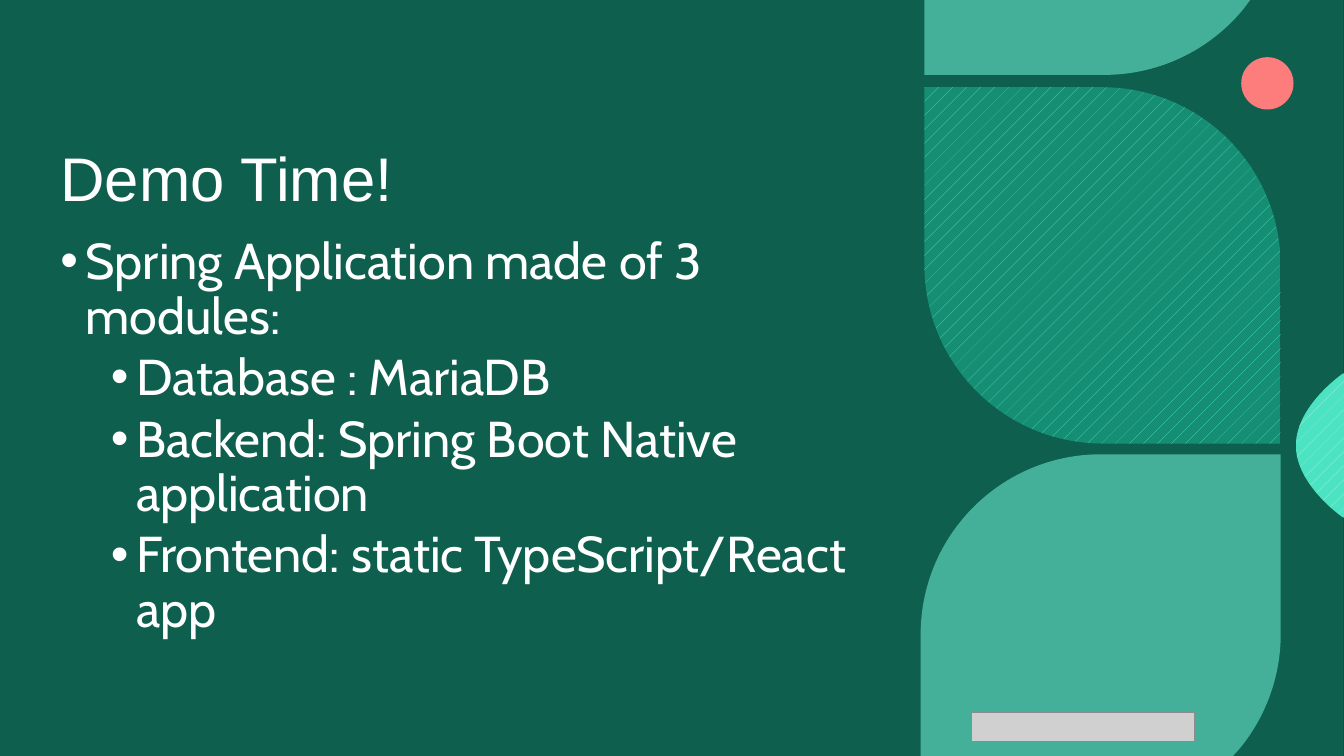
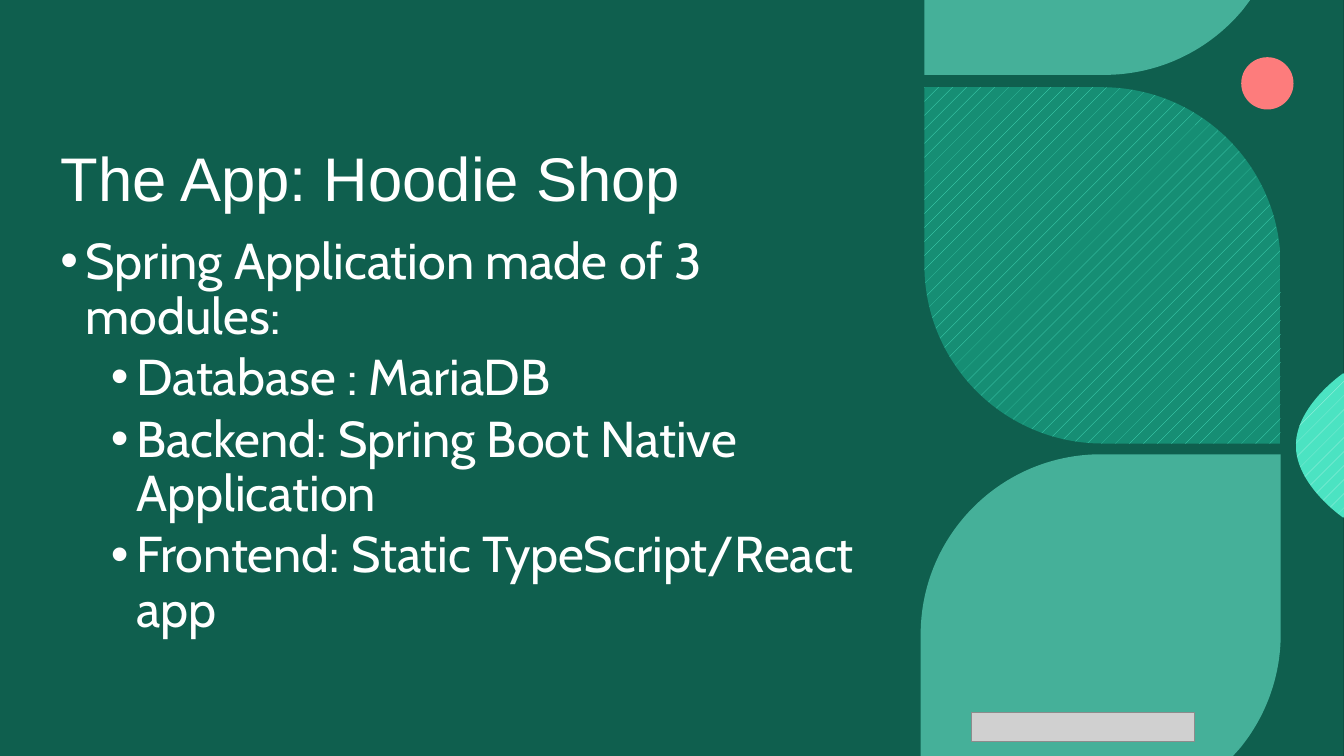
Before and after one commit to cloudsoft/java-cro, a slide deck: slide 12 of java-cro-presentation.pptx (slide 9 before the commit). Drawn at 1344x756 pixels with LibreOffice and Linux fonts; fonts in the diff are those of the drawing; grey boxes stand for pictures; background and template pictures are left out. Boxes give left, top, right and bottom in pixels: in the first picture for what was removed or moved away, otherwise in the second. Text is boxed around its words. In the diff, an @@ line names an element or a change of style, - is before the commit and + after.

Commit message:
13 finished presentation and demo with actuator values

```diff
--- a/java-cro-presentation.pptx
+++ b/java-cro-presentation.pptx
@@ title at bbox=[60, 156, 680, 213]: text changed @@
-Demo Time!
+The App: Hoodie Shop
@@ text at bbox=[136, 419, 854, 638]: text changed @@
-  • Backend: Spring Boot Native application
-  • Frontend: static TypeScript/React app
+  • Backend: Spring Boot Native Application
+  • Frontend: Static TypeScript/React app
```
Also in this commit, not shown: 4 other slides changed, 8 slides added, 3 slides removed, 11 other files.
